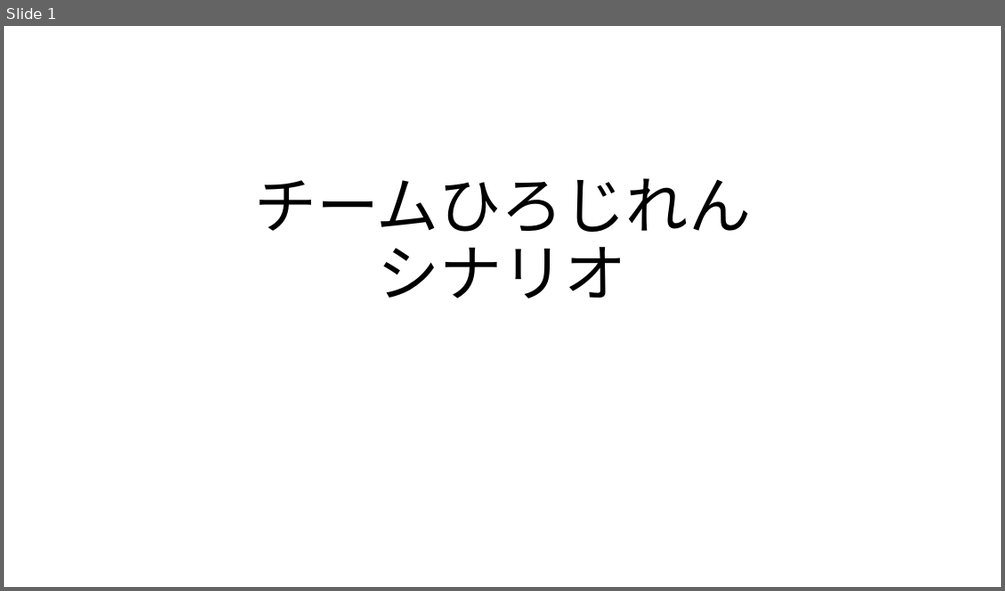
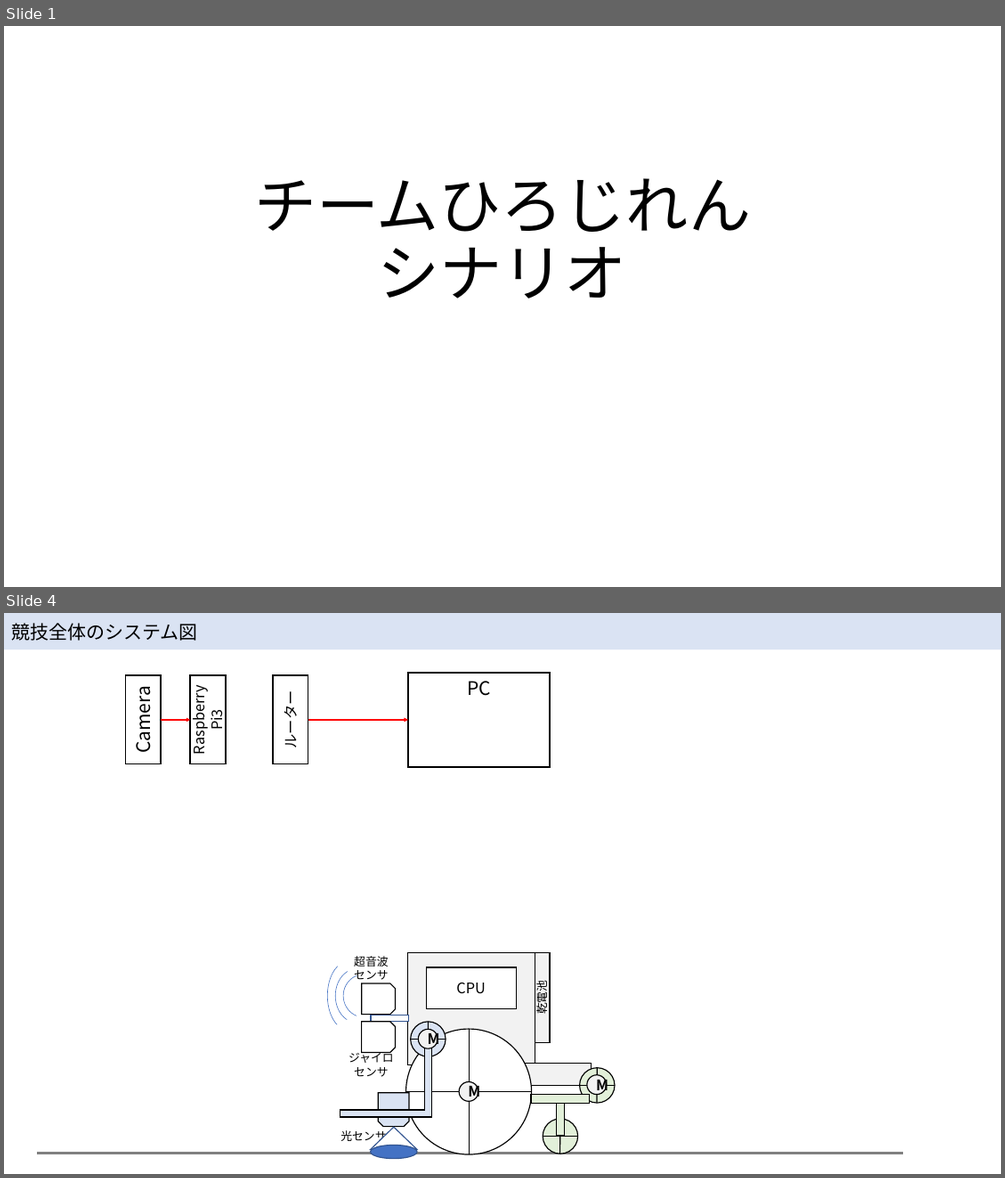
Before and after one commit to McRobo2019/ET_Robo_2019, a slide deck: Documents/hirojiren_scenario.pptx. Shown one above the other, each under a label of ours: slide 1 before the commit, slides 1 and 4 after it; the slides between them are not shown. The pictures are 1005x591 and 1005x1178 pixels, drawn with LibreOffice and Linux fonts; fonts in the diff are those of the drawing. Boxes give left, top, right and bottom in pixels: in the first picture for what was removed or moved away, otherwise in the second. Text is boxed around its words. In the diff, an @@ line names an element or a change of style, - is before the commit and + after.

```diff
--- a/Documents/hirojiren_scenario.pptx
+++ b/Documents/hirojiren_scenario.pptx
@@ slide 4 added at bbox=[4, 613, 1001, 1174], background #FFFFFF @@
@@ rectangle added at bbox=[4, 613, 1001, 649], fill #DAE3F3, 18 pt, text #000000 @@
+競技全体のシステム図
@@ rectangle added at bbox=[126, 675, 161, 763], fill #FFFFFF, outline #000000 1.5 pt, 18 pt, text #000000 @@
+Camera
@@ rectangle added at bbox=[191, 675, 226, 763], fill #FFFFFF, outline #000000 1.5 pt, 14 pt, text #000000 @@
+Raspberry Pi3
@@ rectangle added at bbox=[273, 675, 308, 763], fill #FFFFFF, outline #000000 1.5 pt, 14 pt, text #000000 @@
+ルーター
@@ rectangle added at bbox=[409, 673, 550, 767], fill #FFFFFF, outline #000000 1.5 pt, 18 pt, text #000000 @@
+PC
@@ arrow added from (161, 720) to (190, 720), #FF0000 1.5 pt @@
@@ arrow added from (308, 720) to (409, 720), #FF0000 1.5 pt @@
@@ group added at bbox=[328, 952, 615, 1159]: 9 ellipses, 8 lines, 7 rectangles, 3 snip same rects, 3 arc (boxed as its full ellipse)s, 3 texts, 1 triangle, 1 corner @@
+超音波
+センサ
+ジャイロ
+センサ
+光センサ
+M
+M
+CPU
+乾電池
+M
@@ line added from (38, 1153) to (903, 1153), #808080 3 pt @@
```
Also in this commit, not shown: 2 other slides added, 1 slide removed.
